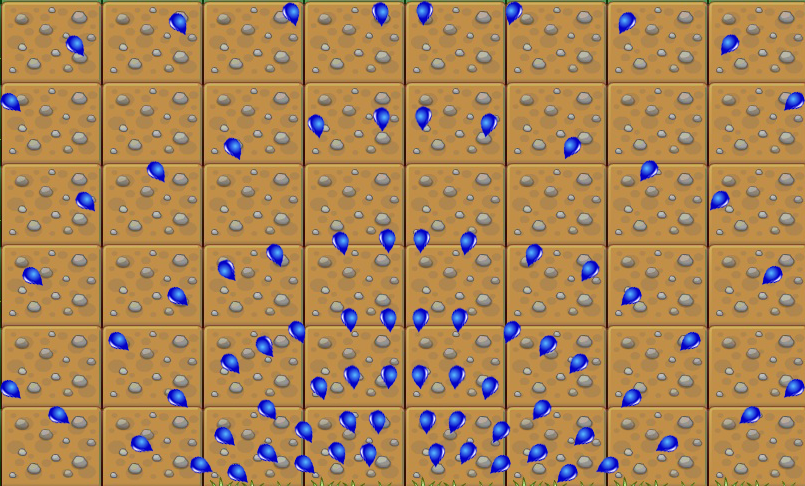
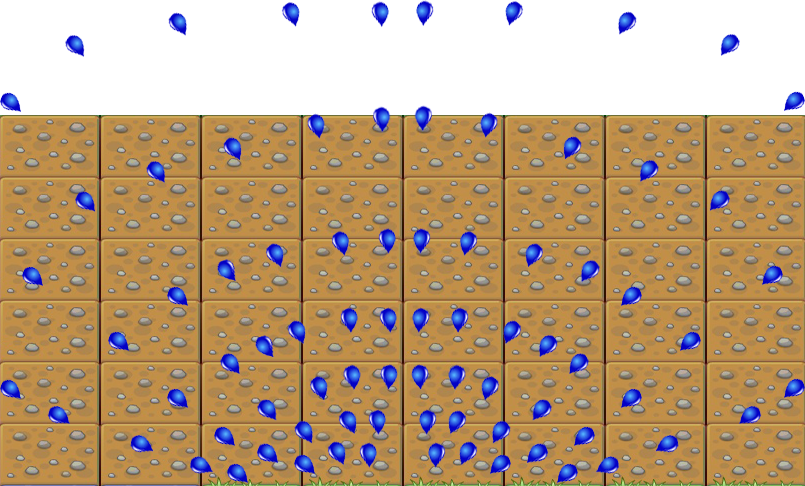
Layers edited between the first and the second 805 x 486 image:
added layer "Layer 2" above "Layer 1" over [0, 115, 805, 486]
hid "Layer 1" over [0, 0, 805, 486]
